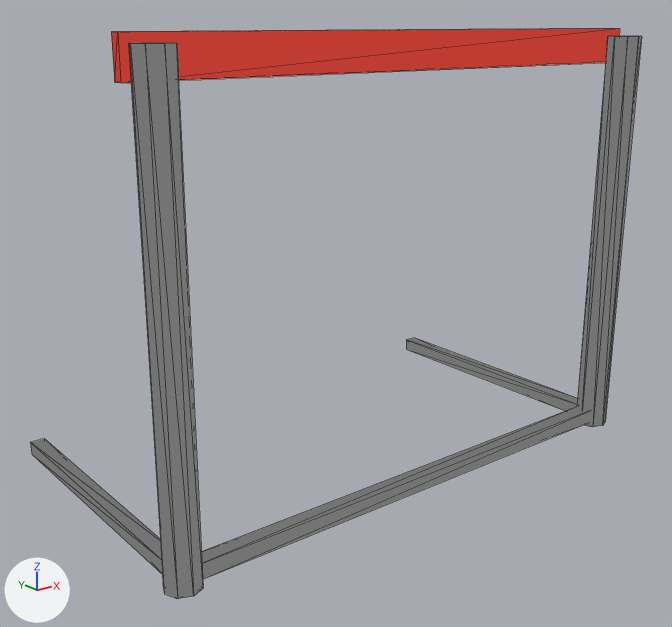
One commit to the glTF model video_projector/view/running/models/hurdle/scene.gltf: the scene before it, then after it.
The view is the same before and after, from a camera (50 mm lens) standing at (-3.34, -3.95, 2.94) and looking at (0.17, 0.43, 1.19). Every picture has the same lights, and +X, +Y and +Z are marked at lower left. Mesh edges are drawn as thin lines. Where no turn or scale is listed for an object, it has been applied to the vertices.
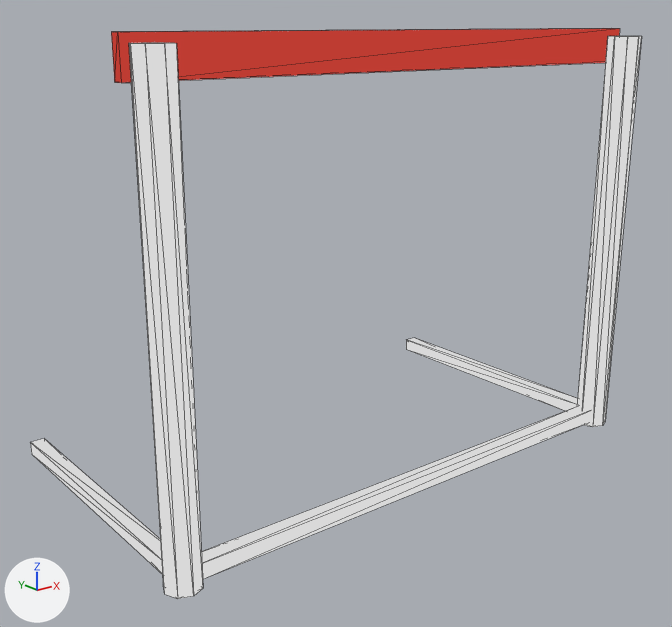
The newer file is also rescaled (x0.331), turned or shifted as a whole; pictures and numbers use the older file's frame.

Scene script edits in JSON lines:
```json
{"block": "mat_material_001", "where": "n0 = _N.new('ShaderNodeEmission'); n0.name = 'Emission'"}
{"op": "set", "path": "n0.inputs[0].default_value", "old": "(0.173, 0.173, 0.173, 1.0)", "new": "(0.692, 0.692, 0.692, 1.0)", "note": "'Color', grey #737373 -> 'Color', light grey #d9d9d9"}
{"block": "mat_material_002", "where": "n5 = _N.new('ShaderNodeMix'); n5.name = 'Mix'"}
{"op": "set", "path": "n5.inputs[7].default_value", "old": "(0.173, 0.173, 0.173, 1.0)", "new": "(0.692, 0.692, 0.692, 1.0)", "note": "'B', grey #737373 -> 'B', light grey #d9d9d9"}
```

Where the change shows, as pixel boxes [x1, y1, x2, y2] in the pictures (672 x 627 px):
```json
{"object": "Cylinder.001_0", "change": "surface changed", "before": [129, 43, 203, 599], "after": [129, 43, 203, 599], "on screen": "grey to white"}
{"object": "Cylinder_0", "change": "recoloured", "before": [577, 36, 641, 427], "after": [577, 36, 641, 427], "on screen": "grey to white"}
{"object": "Cube.001_0", "change": "recoloured", "before": [201, 406, 589, 579], "after": [201, 406, 589, 579], "on screen": "grey to white"}
{"object": "Cube.003_0", "change": "recoloured", "before": [31, 439, 163, 575], "after": [31, 439, 163, 575], "on screen": "grey to white"}
{"object": "Cube.002_0", "change": "recoloured", "before": [406, 338, 578, 411], "after": [406, 338, 578, 411], "on screen": "grey to white"}
```
